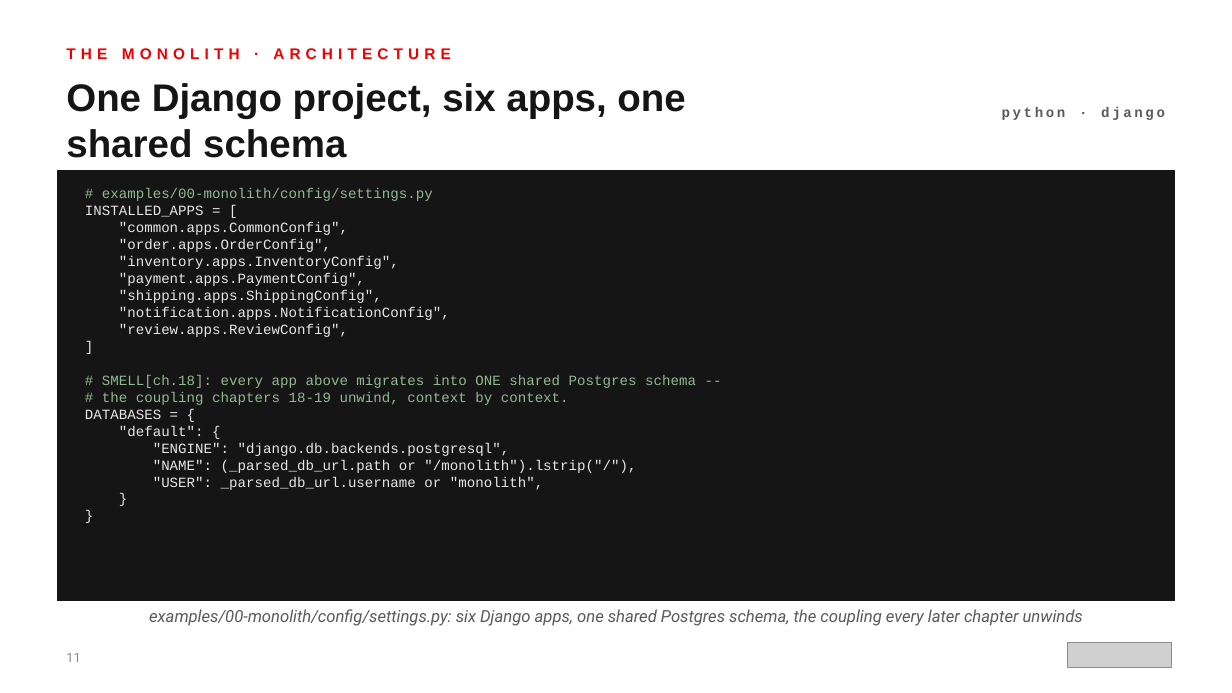
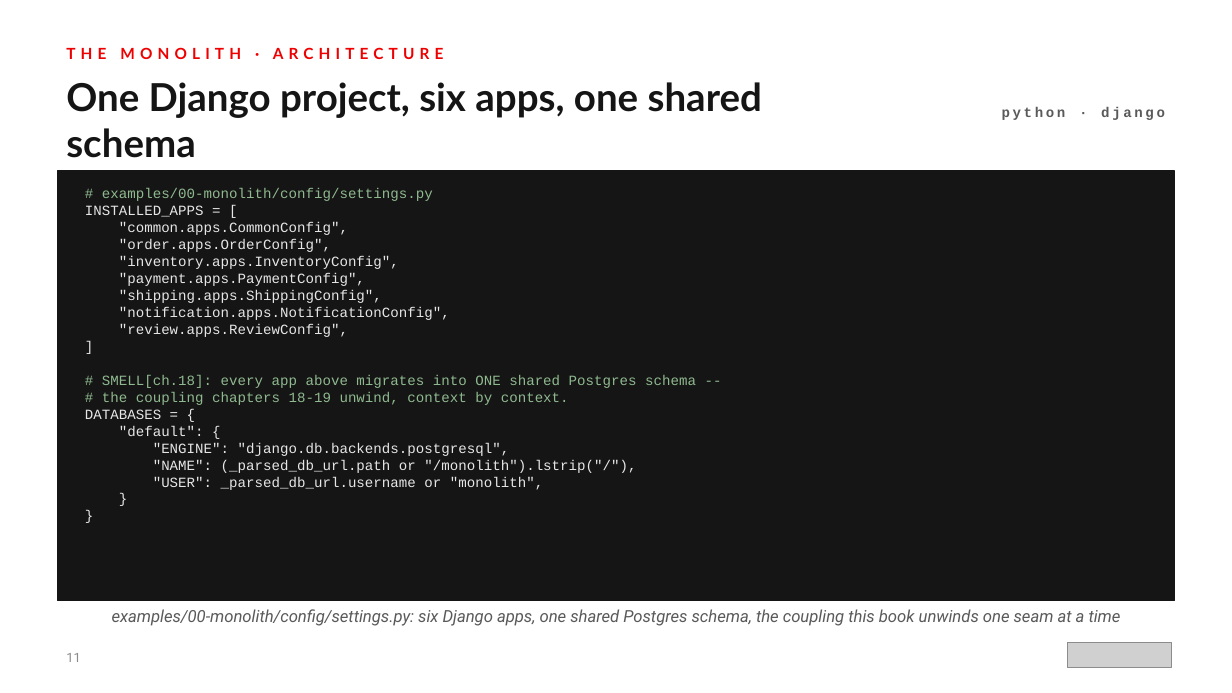
Before and after one commit to patterncatalyst/modernizing-enterprise-applications-python, a slide deck: slide 11 of presentation/modernizing-201/Modernizing-201-r1.1.pptx. Drawn at 1232x693 pixels with LibreOffice and Linux fonts; fonts in the diff are those of the drawing; grey boxes stand for pictures. Boxes give left, top, right and bottom in pixels: in the first picture for what was removed or moved away, otherwise in the second. Text is boxed around its words. In the diff, an @@ line names an element or a change of style, - is before the commit and + after.

```diff
--- a/presentation/modernizing-201/Modernizing-201-r1.1.pptx
+++ b/presentation/modernizing-201/Modernizing-201-r1.1.pptx
@@ text "THE MONOLITH · ARCHITECTURE" at bbox=[66, 47, 444, 59]: font Arial to Lato @@
@@ text "One Django project, six apps, ..." at bbox=[66, 82, 762, 158]: font Arial to Lato @@
@@ text at bbox=[112, 609, 1121, 626]: text changed @@
-examples/00-monolith/config/settings.py: six Django apps, one shared Postgres schema, the coupling every later chapter unwinds
+examples/00-monolith/config/settings.py: six Django apps, one shared Postgres schema, the coupling this book unwinds one seam at a time
```
Also in this commit, not shown: 82 other slides changed, 8 other files.
